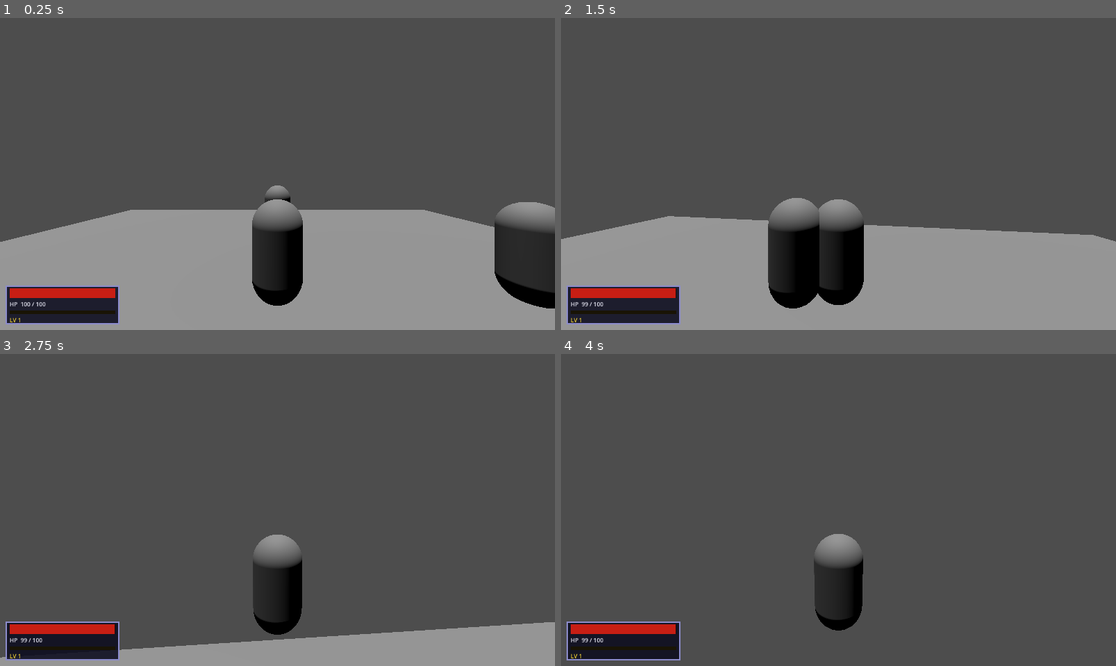
Above: before the commit, frames 1-4 (two rows, left to right).
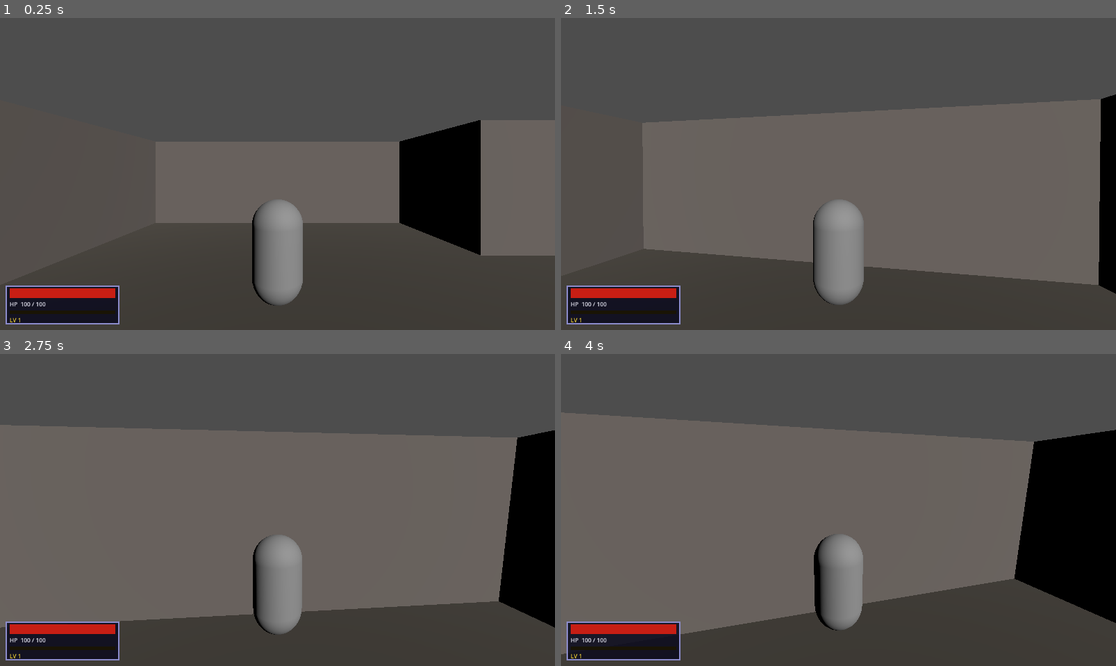
Above: after the commit, the same moments.

Repository: zttimmerman/project-whiskeyjack
Game: Godot game, scene res://scenes/world/Level1.tscn
Same seed, same stepped clock (60 frames per second), same inputs: the game is played once before the commit and once after it. Before the commit the project starts from res://scenes/world/TestWorld.tscn.
Inputs (mouse positions are in pixels of both pictures, inside the frame that each line leads up to):
- Up to frame 1 (0.25 s): no input
- Up to frame 2 (1.5 s): tap Enter at 0.5 s; move the mouse to (866, 174) at 0.52 s; hold K (attack_heavy) 0.53-1.28 s; hold W (move_forward) from 0.53 s (still down); move the mouse to (810, 174) at 1.27 s; tap J (attack_light) at 1.35 s
- Up to frame 3 (2.75 s): keep holding W (move_forward); move the mouse to (288, 503) at 2.02 s; tap Down (camera_down) at 2.1 s
- Up to frame 4 (4 s): keep holding W (move_forward); move the mouse to (832, 516) at 2.77 s; tap Left (camera_left) at 2.85 s; move the mouse to (877, 513) at 3.52 s; tap Right (camera_right) at 3.6 s

The runs differ from the first frame. In frame 1, 51% of the frame differs, in the area x 0-100%, y 32-100%; in frame 2, 62%; in frame 3, 66%, in the area x 0-100%, y 22-100%; in frame 4, 60%.

Commit message:
Add Level1 Z-shape dungeon and Level2 placeholder, fix shared enemy stats bug
- Level1: 5-room Z-shape layout (Start → Corridor A → Central → Corridor B → Exit)
  with CSGBox3D geometry, NavigationRegion3D runtime bake, 7 enemies (BaseEnemy + Archer),
  pillar cover in Central Room, ExitDoor trigger to Level2, full UI CanvasLayer
- Level2: single 16×16 room, 2 BaseEnemy, "To be continued…" fade-in label on far wall trigger
- Set Level1 as main_scene in project.godot (TestWorld untouched)
- Fix shared stats bug: BaseEnemy._ready() now duplicates the CharacterStats resource
  so each instance has its own HP pool instead of all sharing one sub_resource

Co-Authored-By: Claude Opus 4.6 <noreply@anthropic.com>

Diff:
--- a/project.godot
+++ b/project.godot
@@ -11,7 +11,7 @@
 [application]
 
 config/name="Project Whiskeyjack"
-run/main_scene="uid://30n3q6hndes"
+run/main_scene="res://scenes/world/Level1.tscn"
 config/features=PackedStringArray("4.6", "Forward Plus")
 config/icon="res://icon.svg"
 
--- a/scenes/enemies/BaseEnemy.gd
+++ b/scenes/enemies/BaseEnemy.gd
@@ -26,6 +26,9 @@
 
 func _ready() -> void:
 	add_to_group("enemy")
+	# Duplicate the shared stats resource so each instance has its own HP pool
+	stats = stats.duplicate()
+	$HurtboxComponent.stats = stats
 	_nav_agent = $NavigationAgent3D
 	_hitbox = $HitboxComponent
 	_player = get_tree().get_first_node_in_group("player")
--- /dev/null
+++ b/scenes/world/Level1.gd
@@ -0,0 +1,12 @@
+extends Node3D
+
+
+func _ready() -> void:
+	AudioManager.play_music(preload("res://assets/audio/music_ambient.ogg"))
+	$NavigationRegion3D.bake_navigation_mesh()
+	$ExitDoor.body_entered.connect(_on_exit_door_body_entered)
+
+
+func _on_exit_door_body_entered(body: Node3D) -> void:
+	if body.is_in_group("player"):
+		GameManager.change_scene("res://scenes/world/Level2.tscn")
--- /dev/null
+++ b/scenes/world/Level1.tscn
@@ -0,0 +1,273 @@
+[gd_scene format=3 uid="uid://dys6tb5xur4iu"]
+
+[ext_resource type="Script" path="res://scenes/world/Level1.gd" id="1_script"]
+[ext_resource type="PackedScene" uid="uid://cyibe5n4nuirt" path="res://scenes/player/Player.tscn" id="2_player"]
+[ext_resource type="PackedScene" uid="uid://cr6q16h3br23g" path="res://scenes/enemies/BaseEnemy.tscn" id="3_baseenemy"]
+[ext_resource type="PackedScene" uid="uid://archerenemy_sc" path="res://scenes/enemies/ArcherEnemy.tscn" id="4_archer"]
+[ext_resource type="PackedScene" path="res://scenes/ui/HUD.tscn" id="5_hud"]
+[ext_resource type="PackedScene" path="res://scenes/ui/InventoryUI.tscn" id="6_invui"]
+[ext_resource type="PackedScene" path="res://scenes/ui/DialogueUI.tscn" id="7_dlgui"]
+[ext_resource type="PackedScene" path="res://scenes/ui/PauseMenu.tscn" id="8_pause"]
+[ext_resource type="PackedScene" path="res://scenes/ui/QuestLogUI.tscn" id="9_questlog"]
+
+[sub_resource type="NavigationMesh" id="NavMesh_1"]
+cell_size = 0.25
+agent_radius = 0.4
+agent_height = 1.8
+region_min_size = 2.0
+
+[sub_resource type="StandardMaterial3D" id="Mat_floor"]
+albedo_color = Color(0.3, 0.28, 0.25, 1)
+
+[sub_resource type="StandardMaterial3D" id="Mat_wall"]
+albedo_color = Color(0.45, 0.42, 0.4, 1)
+
+[sub_resource type="StandardMaterial3D" id="Mat_pillar"]
+albedo_color = Color(0.5, 0.45, 0.38, 1)
+
+[sub_resource type="StandardMaterial3D" id="Mat_door"]
+albedo_color = Color(0.55, 0.35, 0.2, 1)
+
+[sub_resource type="BoxShape3D" id="BoxShape3D_exit"]
+size = Vector3(3, 3, 1)
+
+[node name="Level1" type="Node3D"]
+script = ExtResource("1_script")
+
+[node name="DirectionalLight3D" type="DirectionalLight3D" parent="."]
+transform = Transform3D(0.866, -0.25, 0.433, 0, 0.866, 0.5, -0.5, -0.433, 0.75, 0, 10, 0)
+
+[node name="NavigationRegion3D" type="NavigationRegion3D" parent="."]
+navigation_mesh = SubResource("NavMesh_1")
+
+[node name="StartFloor" type="CSGBox3D" parent="NavigationRegion3D"]
+transform = Transform3D(1, 0, 0, 0, 1, 0, 0, 0, 1, 0, -0.1, 0)
+use_collision = true
+size = Vector3(12, 0.2, 12)
+material = SubResource("Mat_floor")
+
+[node name="StartWallN" type="CSGBox3D" parent="NavigationRegion3D"]
+transform = Transform3D(1, 0, 0, 0, 1, 0, 0, 0, 1, 0, 2, -6.25)
+use_collision = true
+size = Vector3(12, 4, 0.5)
+material = SubResource("Mat_wall")
+
+[node name="StartWallS" type="CSGBox3D" parent="NavigationRegion3D"]
+transform = Transform3D(1, 0, 0, 0, 1, 0, 0, 0, 1, 0, 2, 6.25)
+use_collision = true
+size = Vector3(12, 4, 0.5)
+material = SubResource("Mat_wall")
+
+[node name="StartWallW" type="CSGBox3D" parent="NavigationRegion3D"]
+transform = Transform3D(1, 0, 0, 0, 1, 0, 0, 0, 1, -6.25, 2, 0)
+use_collision = true
+size = Vector3(0.5, 4, 12)
+material = SubResource("Mat_wall")
+
+[node name="StartWallEN" type="CSGBox3D" parent="NavigationRegion3D"]
+transform = Transform3D(1, 0, 0, 0, 1, 0, 0, 0, 1, 6.25, 2, -4)
+use_collision = true
+size = Vector3(0.5, 4, 4)
+material = SubResource("Mat_wall")
+
+[node name="StartWallES" type="CSGBox3D" parent="NavigationRegion3D"]
+transform = Transform3D(1, 0, 0, 0, 1, 0, 0, 0, 1, 6.25, 2, 4)
+use_collision = true
+size = Vector3(0.5, 4, 4)
+material = SubResource("Mat_wall")
+
+[node name="CorridorAFloor" type="CSGBox3D" parent="NavigationRegion3D"]
+transform = Transform3D(1, 0, 0, 0, 1, 0, 0, 0, 1, 11, -0.1, 0)
+use_collision = true
+size = Vector3(10, 0.2, 4)
+material = SubResource("Mat_floor")
+
+[node name="CorridorAWallN" type="CSGBox3D" parent="NavigationRegion3D"]
+transform = Transform3D(1, 0, 0, 0, 1, 0, 0, 0, 1, 11, 2, -2.25)
+use_collision = true
+size = Vector3(10, 4, 0.5)
+material = SubResource("Mat_wall")
+
+[node name="CorridorAWallS" type="CSGBox3D" parent="NavigationRegion3D"]
+transform = Transform3D(1, 0, 0, 0, 1, 0, 0, 0, 1, 11, 2, 2.25)
+use_collision = true
+size = Vector3(10, 4, 0.5)
+material = SubResource("Mat_wall")
+
+[node name="CentralFloor" type="CSGBox3D" parent="NavigationRegion3D"]
+transform = Transform3D(1, 0, 0, 0, 1, 0, 0, 0, 1, 24, -0.1, 0)
+use_collision = true
+size = Vector3(16, 0.2, 16)
+material = SubResource("Mat_floor")
+
+[node name="CentralWallN" type="CSGBox3D" parent="NavigationRegion3D"]
+transform = Transform3D(1, 0, 0, 0, 1, 0, 0, 0, 1, 24, 2, -8.25)
+use_collision = true
+size = Vector3(16, 4, 0.5)
+material = SubResource("Mat_wall")
+
+[node name="CentralWallE" type="CSGBox3D" parent="NavigationRegion3D"]
+transform = Transform3D(1, 0, 0, 0, 1, 0, 0, 0, 1, 32.25, 2, 0)
+use_collision = true
+size = Vector3(0.5, 4, 16)
+material = SubResource("Mat_wall")
+
+[node name="CentralWallWN" type="CSGBox3D" parent="NavigationRegion3D"]
+transform = Transform3D(1, 0, 0, 0, 1, 0, 0, 0, 1, 15.75, 2, -5)
+use_collision = true
+size = Vector3(0.5, 4, 6)
+material = SubResource("Mat_wall")
+
+[node name="CentralWallWS" type="CSGBox3D" parent="NavigationRegion3D"]
+transform = Transform3D(1, 0, 0, 0, 1, 0, 0, 0, 1, 15.75, 2, 5)
+use_collision = true
+size = Vector3(0.5, 4, 6)
+material = SubResource("Mat_wall")
+
+[node name="CentralWallSW" type="CSGBox3D" parent="NavigationRegion3D"]
+transform = Transform3D(1, 0, 0, 0, 1, 0, 0, 0, 1, 19, 2, 8.25)
+use_collision = true
+size = Vector3(6, 4, 0.5)
+material = SubResource("Mat_wall")
+
+[node name="CentralWallSE" type="CSGBox3D" parent="NavigationRegion3D"]
+transform = Transform3D(1, 0, 0, 0, 1, 0, 0, 0, 1, 29, 2, 8.25)
+use_collision = true
+size = Vector3(6, 4, 0.5)
+material = SubResource("Mat_wall")
+
+[node name="Pillar1" type="CSGBox3D" parent="NavigationRegion3D"]
+transform = Transform3D(1, 0, 0, 0, 1, 0, 0, 0, 1, 20, 1.5, -3)
+use_collision = true
+size = Vector3(1, 3, 1)
+material = SubResource("Mat_pillar")
+
+[node name="Pillar2" type="CSGBox3D" parent="NavigationRegion3D"]
+transform = Transform3D(1, 0, 0, 0, 1, 0, 0, 0, 1, 28, 1.5, 3)
+use_collision = true
+size = Vector3(1, 3, 1)
+material = SubResource("Mat_pillar")
+
+[node name="Pillar3" type="CSGBox3D" parent="NavigationRegion3D"]
+transform = Transform3D(1, 0, 0, 0, 1, 0, 0, 0, 1, 24, 1.5, 0)
+use_collision = true
+size = Vector3(1, 3, 1)
+material = SubResource("Mat_pillar")
+
+[node name="CorridorBFloor" type="CSGBox3D" parent="NavigationRegion3D"]
+transform = Transform3D(1, 0, 0, 0, 1, 0, 0, 0, 1, 24, -0.1, 13)
+use_collision = true
+size = Vector3(4, 0.2, 10)
+material = SubResource("Mat_floor")
+
+[node name="CorridorBWallE" type="CSGBox3D" parent="NavigationRegion3D"]
+transform = Transform3D(1, 0, 0, 0, 1, 0, 0, 0, 1, 26.25, 2, 13)
+use_collision = true
+size = Vector3(0.5, 4, 10)
+material = SubResource("Mat_wall")
+
+[node name="CorridorBWallW" type="CSGBox3D" parent="NavigationRegion3D"]
+transform = Transform3D(1, 0, 0, 0, 1, 0, 0, 0, 1, 21.75, 2, 13)
+use_collision = true
+size = Vector3(0.5, 4, 10)
+material = SubResource("Mat_wall")
+
+[node name="ExitFloor" type="CSGBox3D" parent="NavigationRegion3D"]
+transform = Transform3D(1, 0, 0, 0, 1, 0, 0, 0, 1, 24, -0.1, 24)
+use_collision = true
+size = Vector3(12, 0.2, 12)
+material = SubResource("Mat_floor")
+
+[node name="ExitWallNW" type="CSGBox3D" parent="NavigationRegion3D"]
+transform = Transform3D(1, 0, 0, 0, 1, 0, 0, 0, 1, 20, 2, 17.75)
+use_collision = true
+size = Vector3(4, 4, 0.5)
+material = SubResource("Mat_wall")
+
+[node name="ExitWallNE" type="CSGBox3D" parent="NavigationRegion3D"]
+transform = Transform3D(1, 0, 0, 0, 1, 0, 0, 0, 1, 28, 2, 17.75)
+use_collision = true
+size = Vector3(4, 4, 0.5)
+material = SubResource("Mat_wall")
+
+[node name="ExitWallS" type="CSGBox3D" parent="NavigationRegion3D"]
+transform = Transform3D(1, 0, 0, 0, 1, 0, 0, 0, 1, 24, 2, 30.25)
+use_collision = true
+size = Vector3(12, 4, 0.5)
+material = SubResource("Mat_wall")
+
+[node name="ExitWallE" type="CSGBox3D" parent="NavigationRegion3D"]
+transform = Transform3D(1, 0, 0, 0, 1, 0, 0, 0, 1, 30.25, 2, 24)
+use_collision = true
+size = Vector3(0.5, 4, 12)
+material = SubResource("Mat_wall")
+
+[node name="ExitWallW" type="CSGBox3D" parent="NavigationRegion3D"]
+transform = Transform3D(1, 0, 0, 0, 1, 0, 0, 0, 1, 17.75, 2, 24)
+use_collision = true
+size = Vector3(0.5, 4, 12)
+material = SubResource("Mat_wall")
+
+[node name="DoorframeL" type="CSGBox3D" parent="NavigationRegion3D"]
+transform = Transform3D(1, 0, 0, 0, 1, 0, 0, 0, 1, 22.25, 2, 29.75)
+use_collision = true
+size = Vector3(0.5, 4, 0.5)
+material = SubResource("Mat_door")
+
+[node name="DoorframeR" type="CSGBox3D" parent="NavigationRegion3D"]
+transform = Transform3D(1, 0, 0, 0, 1, 0, 0, 0, 1, 25.75, 2, 29.75)
+use_collision = true
+size = Vector3(0.5, 4, 0.5)
+material = SubResource("Mat_door")
+
+[node name="Player" parent="." instance=ExtResource("2_player")]
+transform = Transform3D(1, 0, 0, 0, 1, 0, 0, 0, 1, 0, 1, 0)
+
+[node name="EnemyCorridorA" parent="." instance=ExtResource("3_baseenemy")]
+transform = Transform3D(1, 0, 0, 0, 1, 0, 0, 0, 1, 11, 1, 0)
+
+[node name="EnemyCentral1" parent="." instance=ExtResource("3_baseenemy")]
+transform = Transform3D(1, 0, 0, 0, 1, 0, 0, 0, 1, 20, 1, -2)
+
+[node name="EnemyCentral2" parent="." instance=ExtResource("3_baseenemy")]
+transform = Transform3D(1, 0, 0, 0, 1, 0, 0, 0, 1, 28, 1, 2)
+
+[node name="ArcherCentral" parent="." instance=ExtResource("4_archer")]
+transform = Transform3D(1, 0, 0, 0, 1, 0, 0, 0, 1, 24, 1, 5)
+
+[node name="ArcherCorridorB" parent="." instance=ExtResource("4_archer")]
+transform = Transform3D(1, 0, 0, 0, 1, 0, 0, 0, 1, 24, 1, 15)
+
+[node name="EnemyExit1" parent="." instance=ExtResource("3_baseenemy")]
+transform = Transform3D(1, 0, 0, 0, 1, 0, 0, 0, 1, 22, 1, 24)
+
+[node name="EnemyExit2" parent="." instance=ExtResource("3_baseenemy")]
+transform = Transform3D(1, 0, 0, 0, 1, 0, 0, 0, 1, 26, 1, 26)
+
+[node name="ExitDoor" type="Area3D" parent="."]
+transform = Transform3D(1, 0, 0, 0, 1, 0, 0, 0, 1, 24, 1.5, 29.5)
+
+[node name="CollisionShape3D" type="CollisionShape3D" parent="ExitDoor"]
+shape = SubResource("BoxShape3D_exit")
+
+[node name="CanvasLayer" type="CanvasLayer" parent="."]
+
+[node name="HUD" parent="CanvasLayer" instance=ExtResource("5_hud")]
+layout_mode = 3
+anchors_preset = 15
+
+[node name="InventoryUI" parent="CanvasLayer" instance=ExtResource("6_invui")]
+layout_mode = 3
+anchors_preset = 15
+
+[node name="DialogueUI" parent="CanvasLayer" instance=ExtResource("7_dlgui")]
+layout_mode = 3
+anchors_preset = 15
+
+[node name="PauseMenu" parent="CanvasLayer" instance=ExtResource("8_pause")]
+layout_mode = 3
+anchors_preset = 15
+
+[node name="QuestLogUI" parent="CanvasLayer" instance=ExtResource("9_questlog")]
+layout_mode = 3
+anchors_preset = 15
--- /dev/null
+++ b/scenes/world/Level2.gd
@@ -0,0 +1,15 @@
+extends Node3D
+
+
+func _ready() -> void:
+	$NavigationRegion3D.bake_navigation_mesh()
+	$EndTrigger.body_entered.connect(_on_end_trigger_body_entered)
+
+
+func _on_end_trigger_body_entered(body: Node3D) -> void:
+	if body.is_in_group("player"):
+		var label := $CanvasLayer/EndLabel
+		label.modulate = Color(1, 1, 1, 0)
+		label.visible = true
+		var tween := create_tween()
+		tween.tween_property(label, "modulate", Color(1, 1, 1, 1), 1.5)
--- /dev/null
+++ b/scenes/world/Level2.tscn
@@ -0,0 +1,95 @@
+[gd_scene format=3 uid="uid://dys6ub5xur4iu"]
+
+[ext_resource type="Script" path="res://scenes/world/Level2.gd" id="1_script"]
+[ext_resource type="PackedScene" uid="uid://cyibe5n4nuirt" path="res://scenes/player/Player.tscn" id="2_player"]
+[ext_resource type="PackedScene" uid="uid://cr6q16h3br23g" path="res://scenes/enemies/BaseEnemy.tscn" id="3_baseenemy"]
+
+[sub_resource type="NavigationMesh" id="NavMesh_2"]
+cell_size = 0.25
+agent_radius = 0.4
+agent_height = 1.8
+region_min_size = 2.0
+
+[sub_resource type="StandardMaterial3D" id="Mat_floor"]
+albedo_color = Color(0.25, 0.23, 0.22, 1)
+
+[sub_resource type="StandardMaterial3D" id="Mat_wall"]
+albedo_color = Color(0.4, 0.37, 0.35, 1)
+
+[sub_resource type="BoxShape3D" id="BoxShape3D_end"]
+size = Vector3(4, 3, 1)
+
+[node name="Level2" type="Node3D"]
+script = ExtResource("1_script")
+
+[node name="DirectionalLight3D" type="DirectionalLight3D" parent="."]
+transform = Transform3D(0.866, -0.25, 0.433, 0, 0.866, 0.5, -0.5, -0.433, 0.75, 0, 10, 0)
+
+[node name="NavigationRegion3D" type="NavigationRegion3D" parent="."]
+navigation_mesh = SubResource("NavMesh_2")
+
+[node name="Floor" type="CSGBox3D" parent="NavigationRegion3D"]
+transform = Transform3D(1, 0, 0, 0, 1, 0, 0, 0, 1, 0, -0.1, 0)
+use_collision = true
+size = Vector3(16, 0.2, 16)
+material = SubResource("Mat_floor")
+
+[node name="WallN" type="CSGBox3D" parent="NavigationRegion3D"]
+transform = Transform3D(1, 0, 0, 0, 1, 0, 0, 0, 1, 0, 2, -8.25)
+use_collision = true
+size = Vector3(16, 4, 0.5)
+material = SubResource("Mat_wall")
+
+[node name="WallS" type="CSGBox3D" parent="NavigationRegion3D"]
+transform = Transform3D(1, 0, 0, 0, 1, 0, 0, 0, 1, 0, 2, 8.25)
+use_collision = true
+size = Vector3(16, 4, 0.5)
+material = SubResource("Mat_wall")
+
+[node name="WallE" type="CSGBox3D" parent="NavigationRegion3D"]
+transform = Transform3D(1, 0, 0, 0, 1, 0, 0, 0, 1, 8.25, 2, 0)
+use_collision = true
+size = Vector3(0.5, 4, 16)
+material = SubResource("Mat_wall")
+
+[node name="WallW" type="CSGBox3D" parent="NavigationRegion3D"]
+transform = Transform3D(1, 0, 0, 0, 1, 0, 0, 0, 1, -8.25, 2, 0)
+use_collision = true
+size = Vector3(0.5, 4, 16)
+material = SubResource("Mat_wall")
+
+[node name="Player" parent="." instance=ExtResource("2_player")]
+transform = Transform3D(1, 0, 0, 0, 1, 0, 0, 0, 1, 0, 1, -5)
+
+[node name="Enemy1" parent="." instance=ExtResource("3_baseenemy")]
+transform = Transform3D(1, 0, 0, 0, 1, 0, 0, 0, 1, 3, 1, 0)
+
+[node name="Enemy2" parent="." instance=ExtResource("3_baseenemy")]
+transform = Transform3D(1, 0, 0, 0, 1, 0, 0, 0, 1, -3, 1, 2)
+
+[node name="EndTrigger" type="Area3D" parent="."]
+transform = Transform3D(1, 0, 0, 0, 1, 0, 0, 0, 1, 0, 1.5, 7.5)
+
+[node name="CollisionShape3D" type="CollisionShape3D" parent="EndTrigger"]
+shape = SubResource("BoxShape3D_end")
+
+[node name="CanvasLayer" type="CanvasLayer" parent="."]
+
+[node name="EndLabel" type="Label" parent="CanvasLayer"]
+visible = false
+layout_mode = 1
+anchors_preset = 8
+anchor_left = 0.5
+anchor_top = 0.5
+anchor_right = 0.5
+anchor_bottom = 0.5
+offset_left = -150.0
+offset_top = -20.0
+offset_right = 150.0
+offset_bottom = 20.0
+grow_horizontal = 2
+grow_vertical = 2
+theme_override_font_sizes/font_size = 32
+text = "To be continued..."
+horizontal_alignment = 1
+vertical_alignment = 1
Not shown, added: scenes/world/Level1.gd.uid
Not shown, added: scenes/world/Level2.gd.uid
